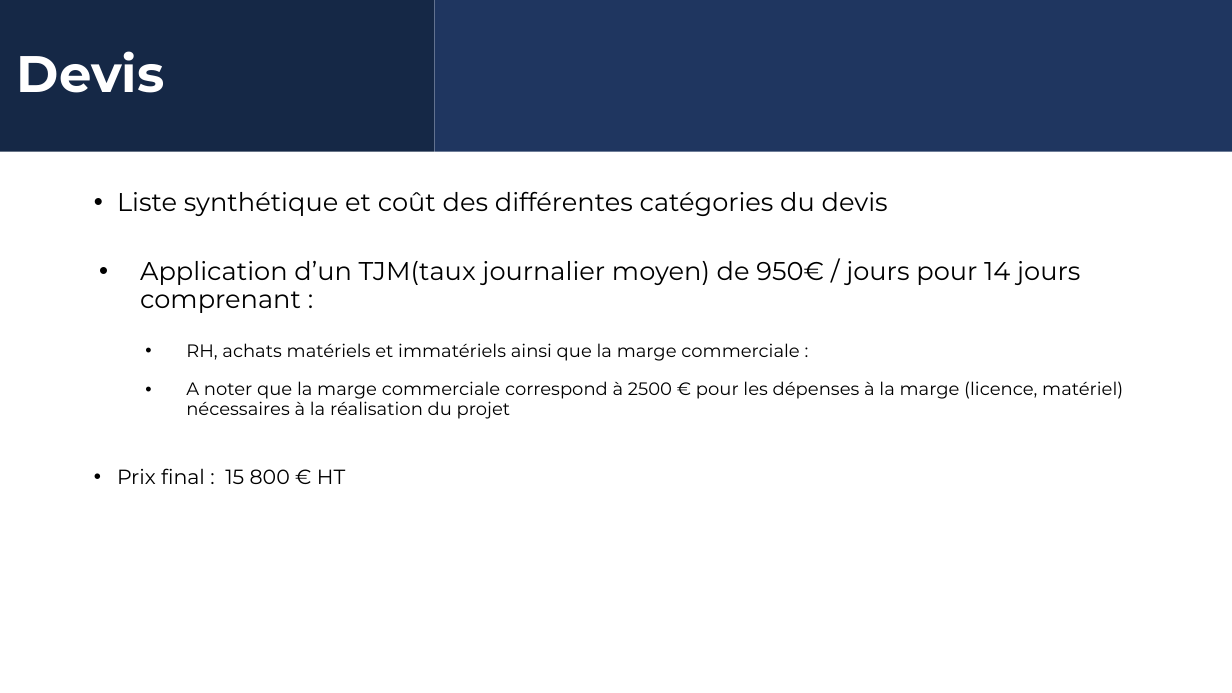
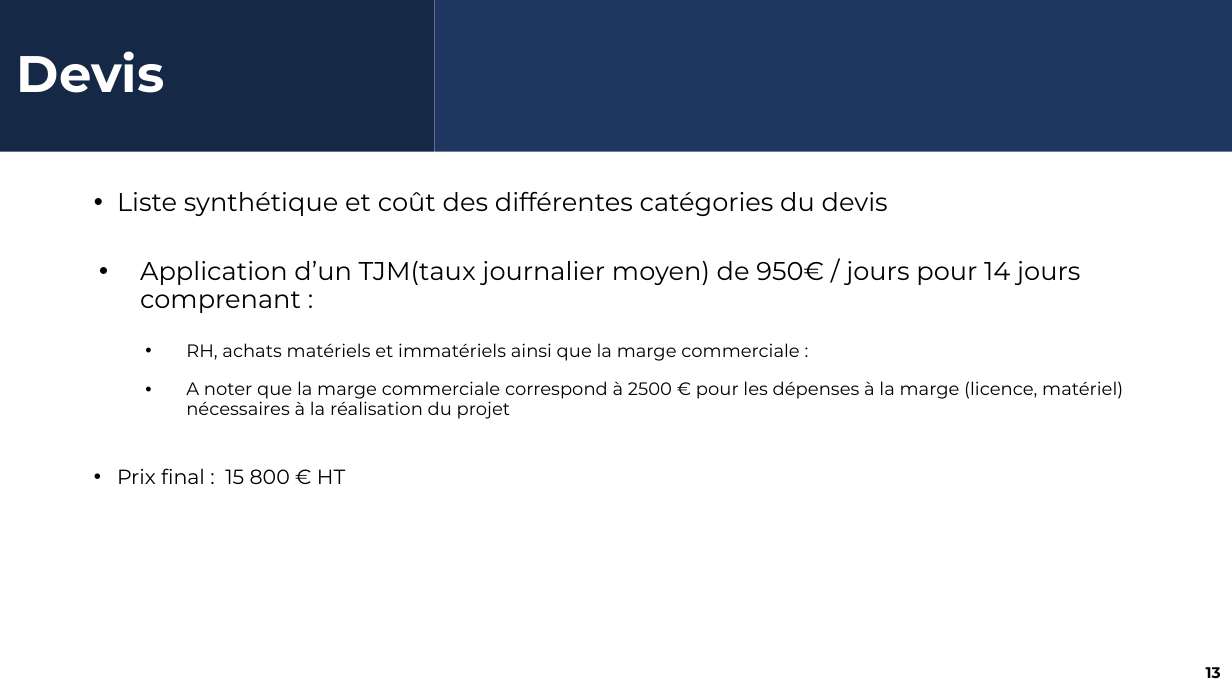
Before and after one commit to Rom1du62/rom1du62.github.io, a slide deck: slide 13 of Realisation_portfolio/Cahier des charges.pptx (slide 12 before the commit). Drawn at 1232x693 pixels with LibreOffice and Linux fonts; fonts in the diff are those of the drawing; background and template pictures are left out. Boxes give left, top, right and bottom in pixels: in the first picture for what was removed or moved away, otherwise in the second. Text is boxed around its words. In the diff, an @@ line names an element or a change of style, - is before the commit and + after.

```diff
--- a/Realisation_portfolio/Cahier des charges.pptx
+++ b/Realisation_portfolio/Cahier des charges.pptx
@@ page number added at (1206, 667, 1221, 679), 12 pt, text #000000, bold @@
+13
```
Also in this commit, not shown: 9 other slides changed, 1 slide added, 4 other files.
